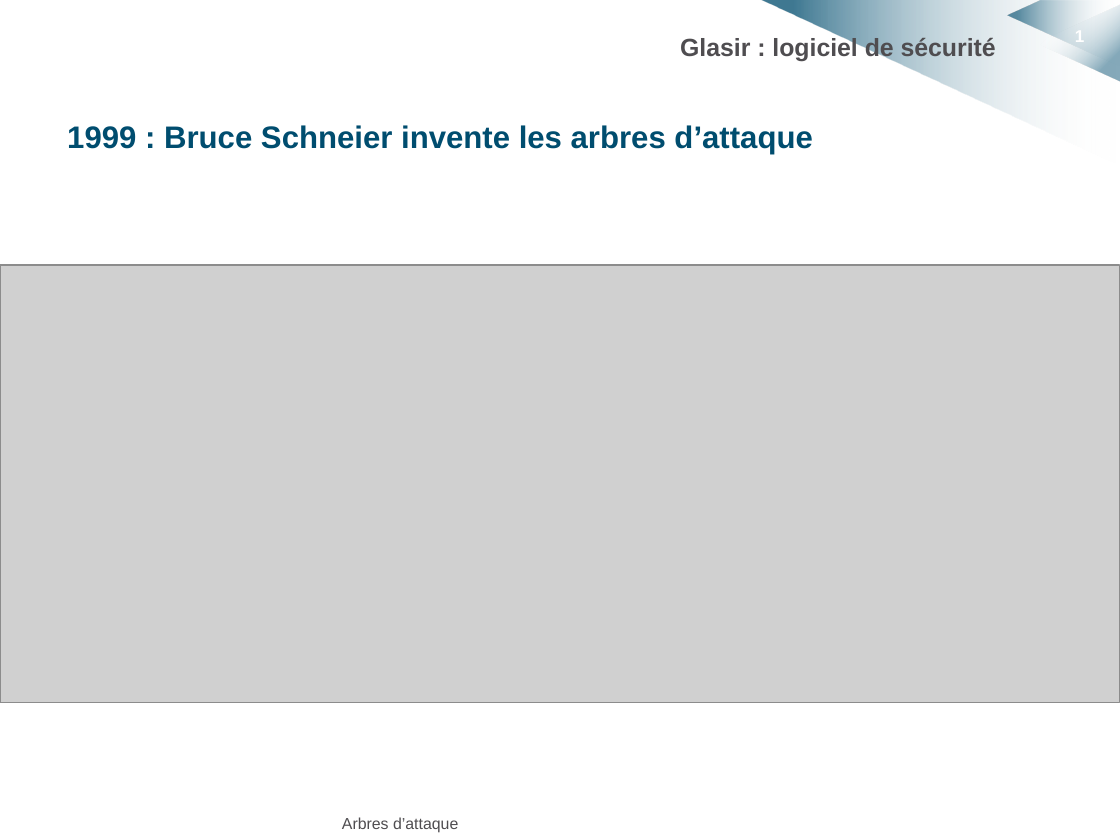
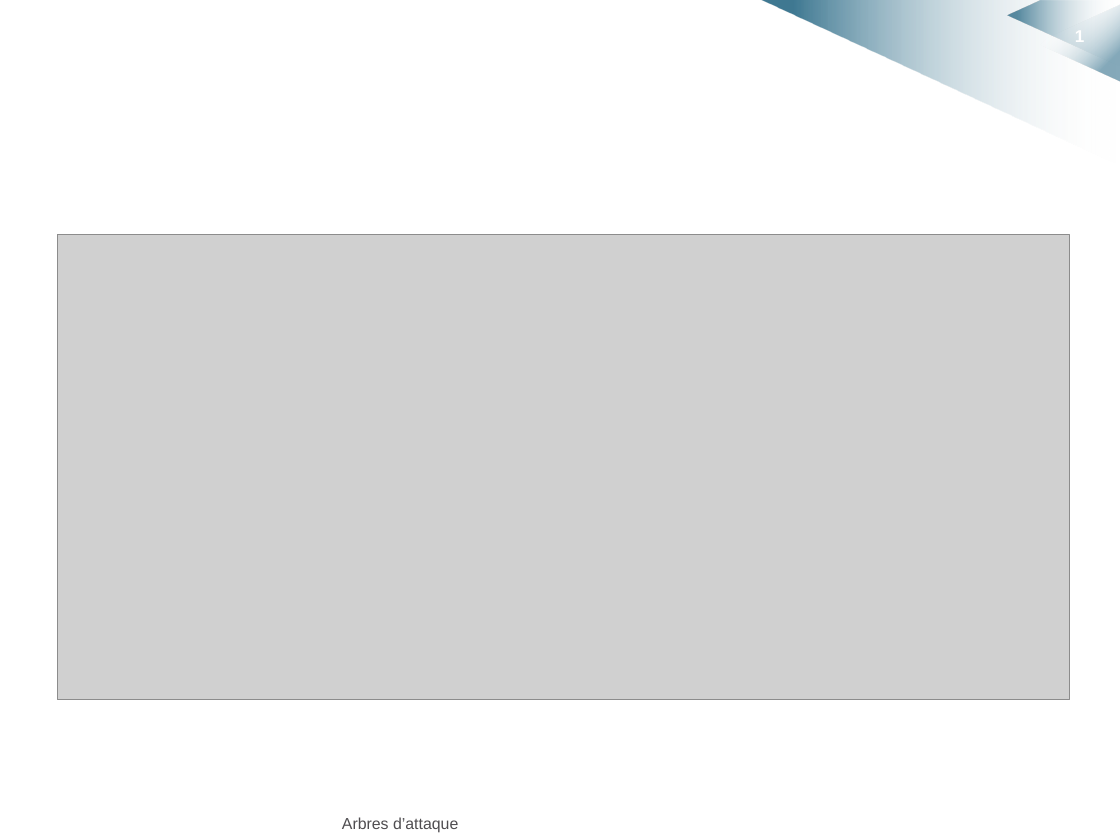
Before and after one commit to HKervadec/korrigolo, a slide deck: slide 1 of soutenances/projet_decembre/etat_art.pptx. Drawn at 1120x840 pixels with LibreOffice and Linux fonts; fonts in the diff are those of the drawing; grey boxes stand for pictures; background and template pictures are left out. Boxes give left, top, right and bottom in pixels: in the first picture for what was removed or moved away, otherwise in the second. Text is boxed around its words. In the diff, an @@ line names an element or a change of style, - is before the commit and + after.

```diff
--- a/soutenances/projet_decembre/etat_art.pptx
+++ b/soutenances/projet_decembre/etat_art.pptx
@@ title removed at [680, 36, 996, 62] @@
-Glasir : logiciel de sécurité
@@ text removed at [67, 125, 812, 154] @@
-1999 : Bruce Schneier invente les arbres d’attaque
@@ picture: place and size @@
-picture at [0, 265, 1120, 702]
+picture at [57, 235, 1068, 700]
```
Also in this commit, not shown: 2 slides added, 1 slide removed.
